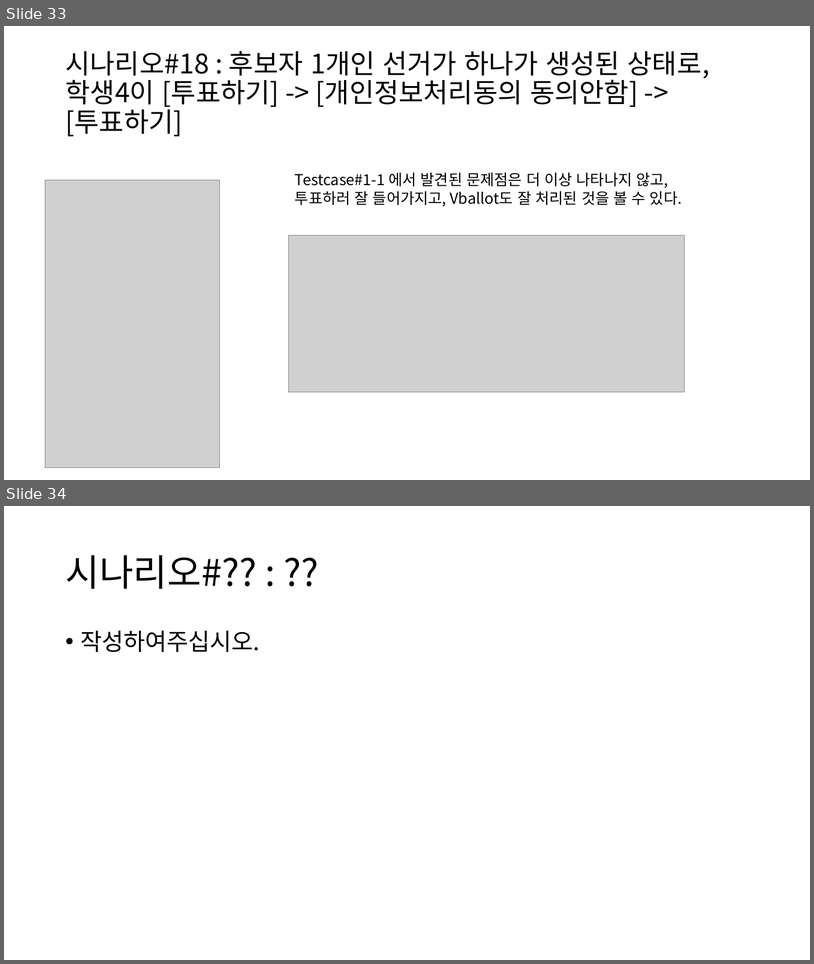
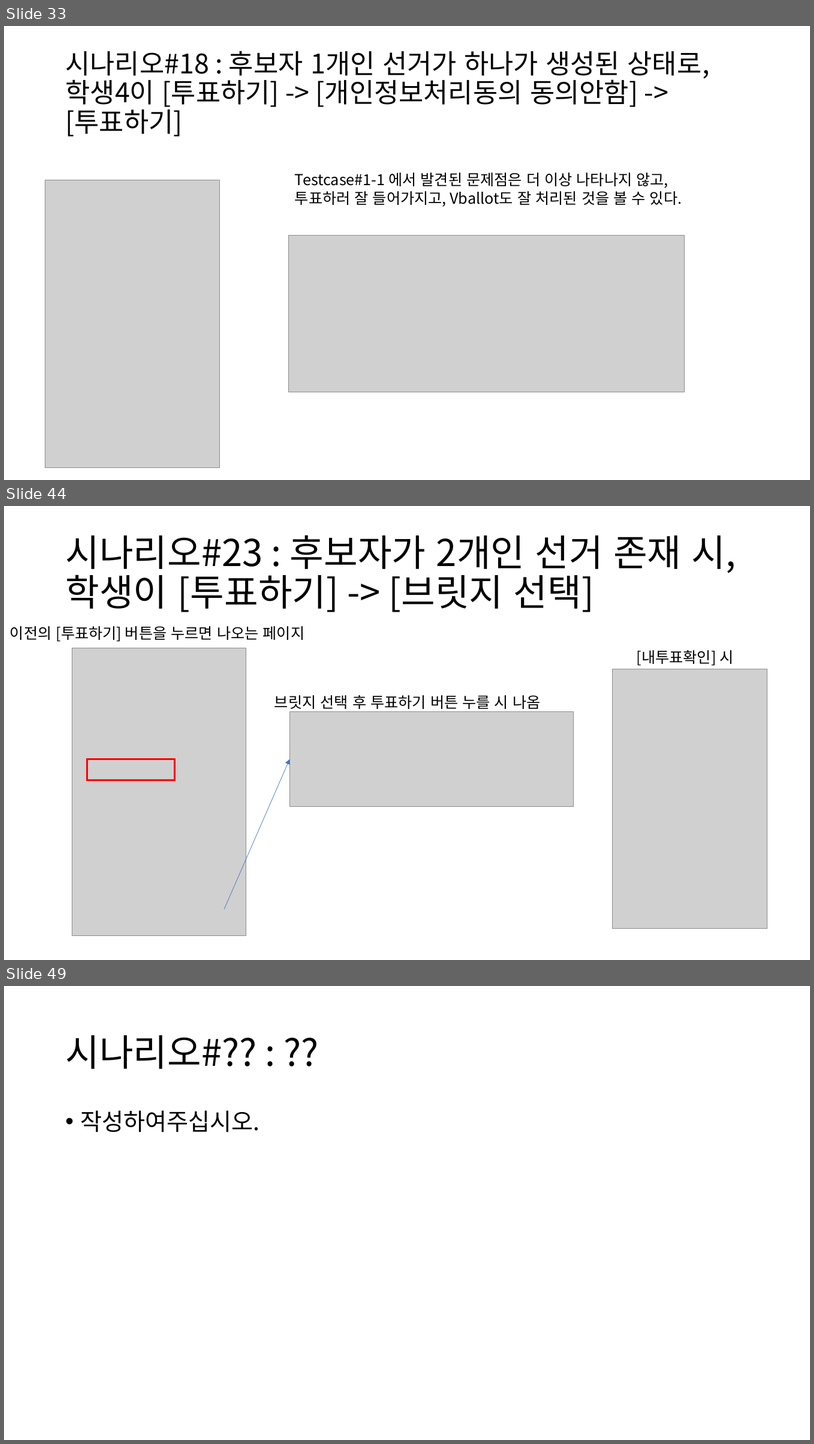
Before and after one commit to BL-UCKSS/evote-project, a slide deck: Document/Testcase/Testcase #1.pptx. Shown one above the other, each under a label of ours: slides 33 and 34 before the commit, slides 33, 44 and 49 after it; the slides between them are not shown. The pictures are 814x964 and 814x1444 pixels, drawn with LibreOffice and Linux fonts; fonts in the diff are those of the drawing; grey boxes stand for pictures. Boxes give left, top, right and bottom in pixels: in the first picture for what was removed or moved away, otherwise in the second. Text is boxed around its words. In the diff, an @@ line names an element or a change of style, - is before the commit and + after.

```diff
--- a/Document/Testcase/Testcase #1.pptx
+++ b/Document/Testcase/Testcase #1.pptx
@@ slide 44 added at (4, 506, 810, 960), background #FFFFFF @@
@@ title added at (65, 535, 737, 612), 44 pt, text #000000 @@
+시나리오#23 : 후보자가 2개인 선거 존재 시, 학생이 [투표하기] -> [브릿지 선택]
@@ text added at (10, 626, 305, 642), 18 pt, text #000000 @@
+이전의 [투표하기] 버튼을 누르면 나오는 페이지
@@ picture added at (72, 648, 246, 936) @@
@@ text added at (637, 650, 734, 666), 18 pt, text #000000 @@
+[내투표확인] 시
@@ picture added at (612, 669, 767, 928) @@
@@ text added at (275, 695, 540, 709), 18 pt, text #000000 @@
+브릿지 선택 후 투표하기 버튼 누를 시 나옴
@@ picture added at (290, 712, 574, 807) @@
@@ rectangle added at (87, 759, 175, 780), outline #FF0000 2.25 pt @@
@@ arrow added from (224, 909) to (290, 759), #4472C4 0.5 pt @@
@@ what was slide 34 is now slide 49 @@
```
Also in this commit, not shown: 1 slide changed, 16 other slides added, 1 other file.
